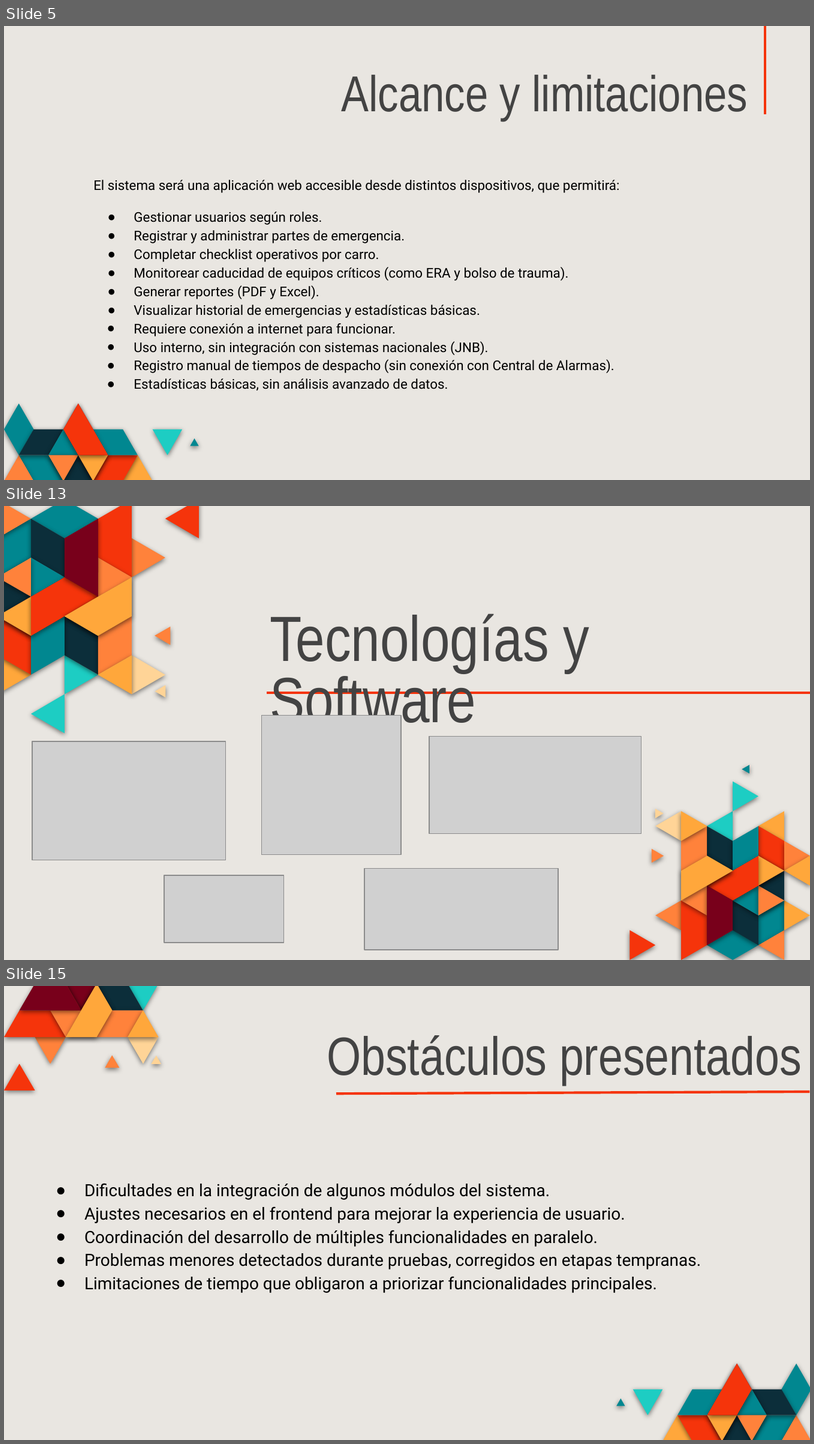
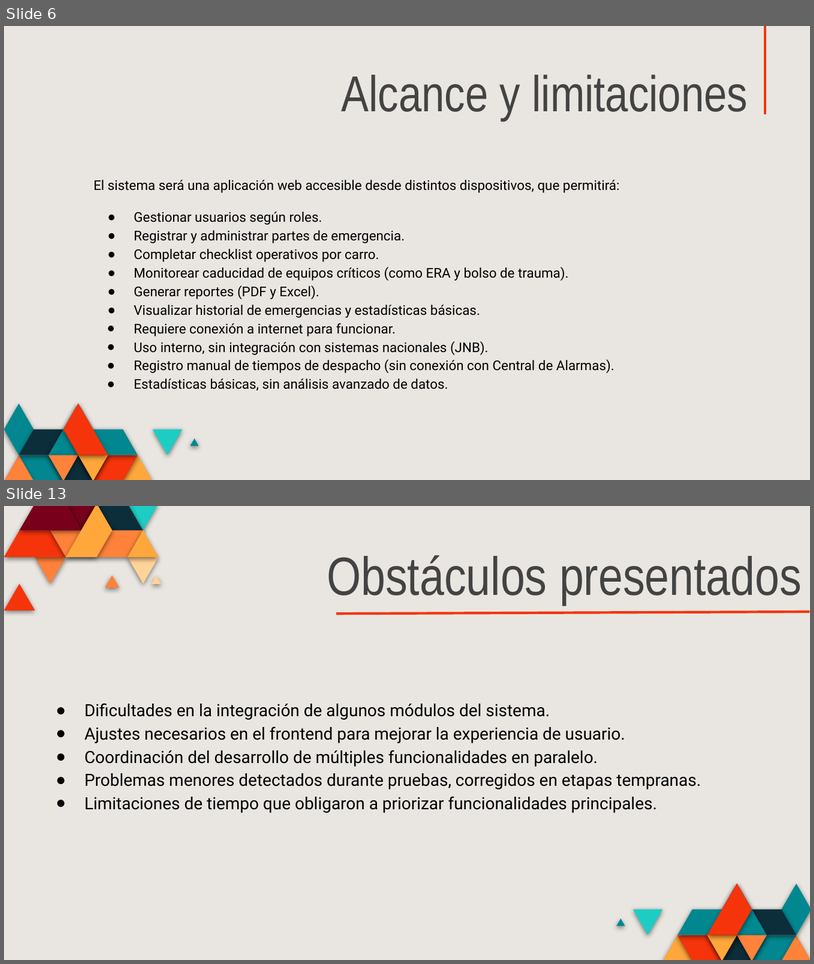
Before and after one commit to DiegoDLS-web/SIDEP, a slide deck: Fase 2/Evidencias Grupales/Presentación.pptx. Shown one above the other, each under a label of ours: slides 5, 13 and 15 before the commit, slides 6 and 13 after it; the slides between them are not shown. The pictures are 814x1444 and 814x964 pixels, drawn with LibreOffice and Linux fonts; fonts in the diff are those of the drawing; grey boxes stand for pictures. Boxes give left, top, right and bottom in pixels: in the first picture for what was removed or moved away, otherwise in the second. Text is boxed around its words. In the diff, an @@ line names an element or a change of style, - is before the commit and + after.

```diff
--- a/Fase 2/Evidencias Grupales/Presentación.pptx
+++ b/Fase 2/Evidencias Grupales/Presentación.pptx
@@ slide 13 removed at (x1=4, y1=506, x2=810, y2=960), background #E9E6E1 @@
@@ group removed at (x1=4, y1=506, x2=199, y2=754): 37 freeform shapes @@
@@ text removed at (x1=270, y1=613, x2=590, y2=733) @@
-Tecnologías y Software
@@ line removed from (810, 692) to (267, 692) @@
@@ picture removed at (x1=262, y1=715, x2=402, y2=855) @@
@@ picture removed at (x1=430, y1=736, x2=642, y2=834) @@
@@ picture removed at (x1=32, y1=741, x2=226, y2=860) @@
@@ group removed at (x1=630, y1=765, x2=810, y2=960): 40 freeform shapes @@
@@ picture removed at (x1=164, y1=876, x2=284, y2=943) @@
@@ picture removed at (x1=365, y1=868, x2=558, y2=949) @@
@@ what was slide 5 is now slide 6 @@
@@ what was slide 15 is now slide 13 @@
```
Also in this commit, not shown: 4 slides changed, 5 slides added, 6 other slides removed, 2 other files.
